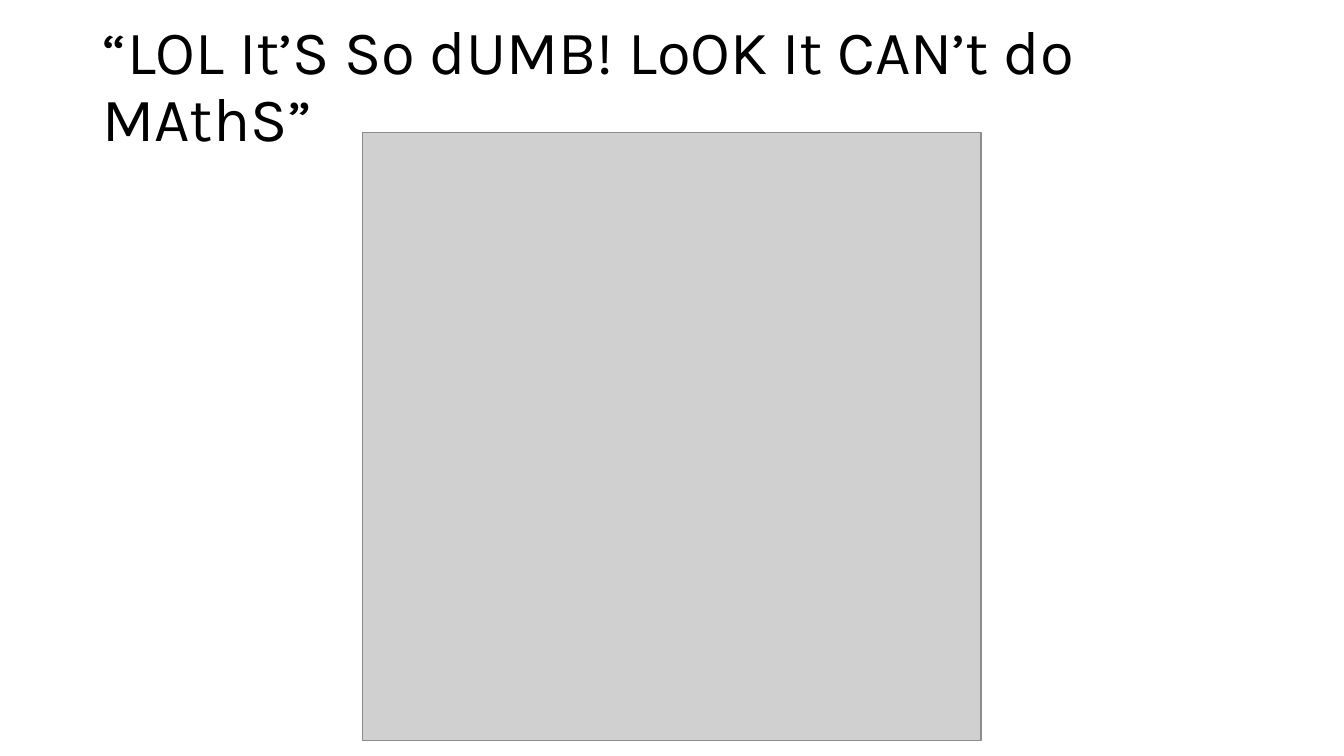
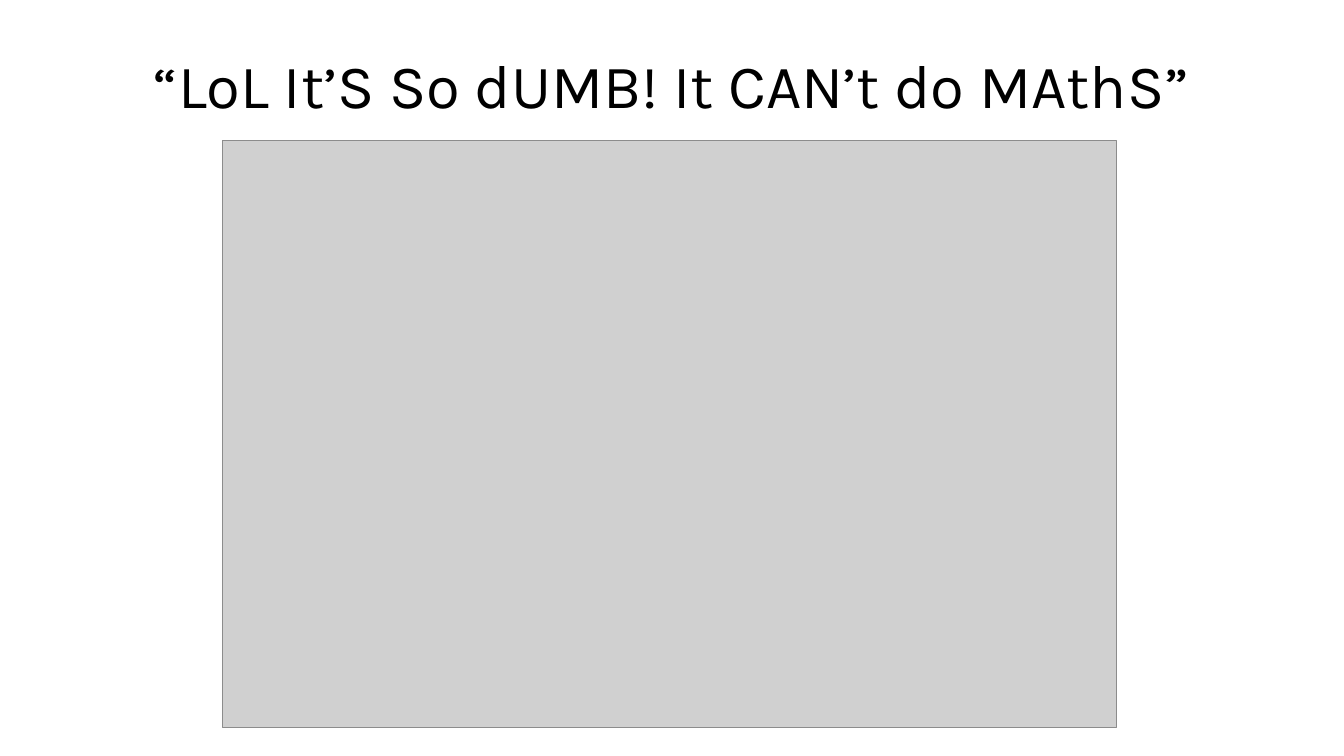
Before and after one commit to DeonRoos/stats-for-biologists, a slide deck: slide 6 of Lectures/BI3010 Lecture XX Large Language Models.pptx. Drawn at 1344x756 pixels with LibreOffice and Linux fonts; fonts in the diff are those of the drawing; grey boxes stand for pictures. Boxes give left, top, right and bottom in pixels: in the first picture for what was removed or moved away, otherwise in the second. Text is boxed around its words. In the diff, an @@ line names an element or a change of style, - is before the commit and + after.

```diff
--- a/Lectures/BI3010 Lecture XX Large Language Models.pptx
+++ b/Lectures/BI3010 Lecture XX Large Language Models.pptx
@@ title at bbox=[154, 66, 1188, 109]: text changed @@
-“LOL It’S So dUMB! LoOK It CAN’t do MAthS”
+“LoL It’S So dUMB! It CAN’t do MAthS”
@@ picture: place and size @@
-picture at bbox=[363, 133, 981, 741]
+picture at bbox=[223, 141, 1117, 728]
```
Also in this commit, not shown: 2 other slides changed, 6 slides added.
